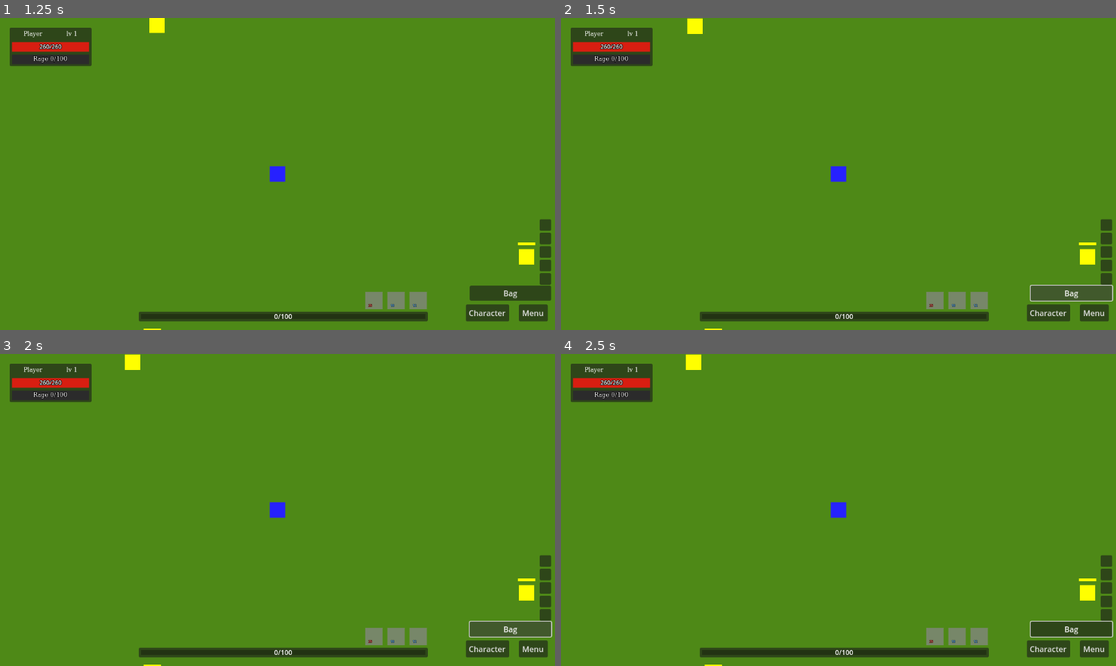
Above: before the commit, frames 1-4 (two rows, left to right).
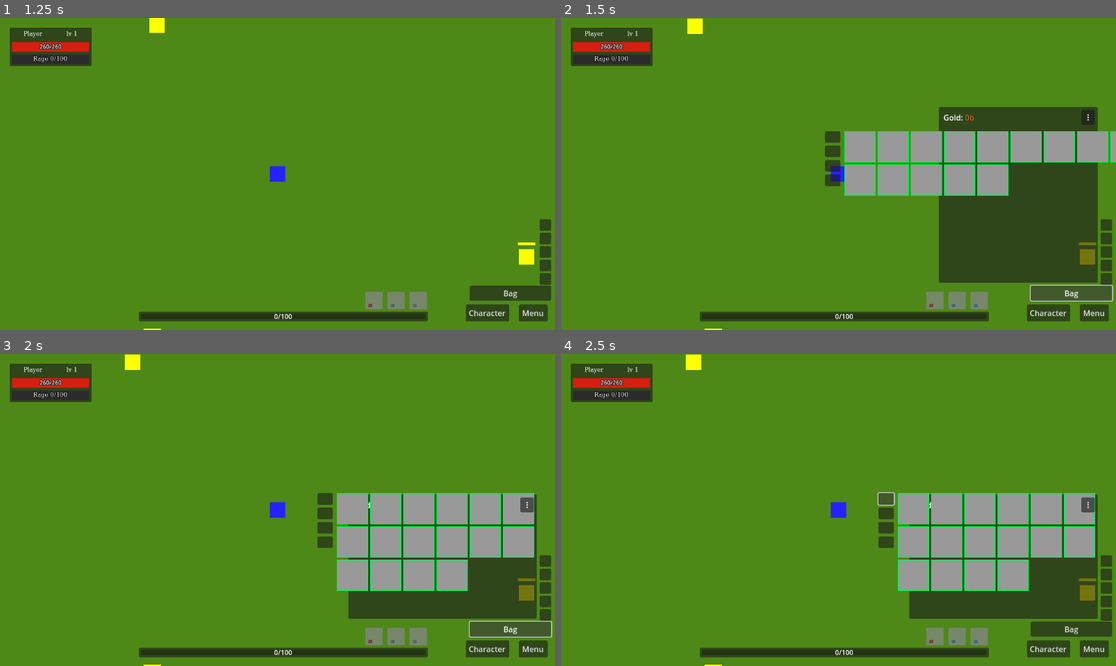
Above: after the commit, the same moments.

Repository: denisshkytko/mmo-mvp-godot
Game: Godot game, scene res://game/scenes/Main.tscn
Same seed, same stepped clock (60 frames per second), same inputs: the game is played once before the commit and once after it. This scene is started directly instead of the project's main scene. The engine's default icon, where the game draws it, is replaced by a stand-in: a white triangle on a blue panel in a dark square.
Inputs (mouse positions are in pixels of both pictures, inside the frame that each line leads up to):
- Up to frame 1 (1.25 s): drag from (416, 301) to (88, 326) at 0.52 s
- Up to frame 2 (1.5 s): click "Bag" at 1.25 s
- Up to frame 3 (2 s): no input
- Up to frame 4 (2.5 s): click (888, 497) at 2.02 s

Frame 1 is identical in both runs. In frame 2, 20% of the frame differs, in the area x 47-100%, y 28-85%; in frame 3, 15%; in frame 4, 15%.
Error before the commit: Parse Error: Cannot find member "SCROLL_MODE_ALWAYS" in base "ScrollContainer". (res://ui/game/hud/inventory_hud.gd:1977)

Commit message:
Fix ScrollContainer constant for vertical scroll

Diff:
--- a/ui/game/hud/inventory_hud.gd
+++ b/ui/game/hud/inventory_hud.gd
@@ -1974,7 +1974,7 @@
 	grid_scroll.custom_minimum_size = scroll_view
 	grid_scroll.size = scroll_view
 	grid_scroll.horizontal_scroll_mode = ScrollContainer.SCROLL_MODE_DISABLED
-	grid_scroll.vertical_scroll_mode = ScrollContainer.SCROLL_MODE_ALWAYS if use_scroll else ScrollContainer.SCROLL_MODE_DISABLED
+	grid_scroll.vertical_scroll_mode = ScrollContainer.SCROLL_MODE_SHOW_ALWAYS if use_scroll else ScrollContainer.SCROLL_MODE_DISABLED
 
 	var bag_min: Vector2 = bag_slots.get_combined_minimum_size() if bag_slots != null else Vector2.ZERO
 	var separation: float = 0.0
